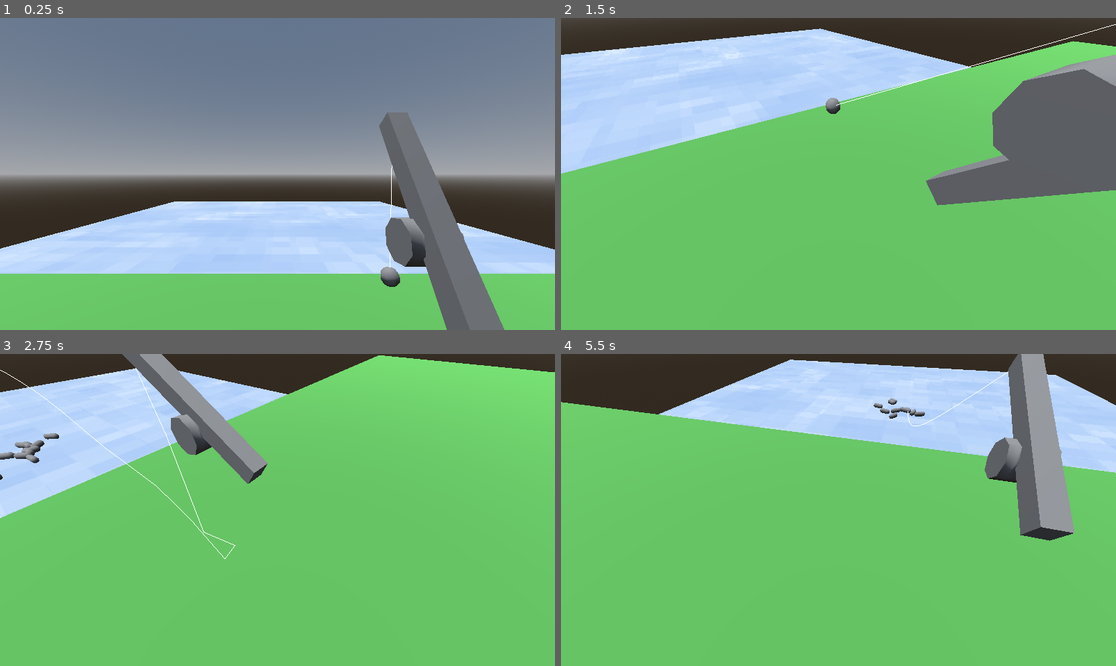
Above: before the commit, frames 1-4 (two rows, left to right).
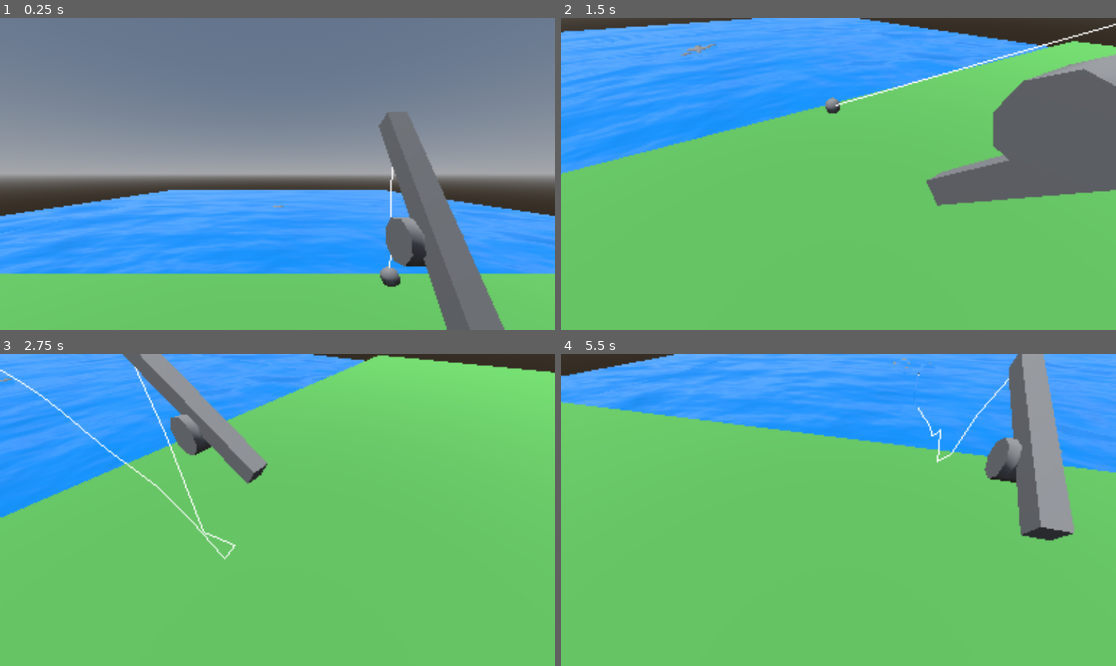
Above: after the commit, the same moments.

Repository: Herodegon/GMTK_2026
Game: Godot game, scene res://scenes/game.tscn
Same seed, same stepped clock (60 frames per second), same inputs: the game is played once before the commit and once after it. Before the commit the project starts from res://scenes/world.tscn.
Inputs:
- Up to frame 1 (0.25 s): no input
- Up to frame 2 (1.5 s): hold D (right) 0.53-1.28 s; tap E (interact) at 0.6, 1.35 s; hold S (down) from 1.28 s (still down)
- Up to frame 3 (2.75 s): release S (down) at 2.03 s; hold D (right) from 2.03 s (still down); tap E (interact) at 2.1 s
- Up to frame 4 (5.5 s): release D (right) at 2.78 s; hold W (up) 2.78-3.53 s; tap E (interact) every 0.75 s from 2.85 to 5.1 s; hold A (left) 3.53-5.03 s; hold S (down) from 5.03 s (still down)

The runs differ from the first frame. In frame 1, 22% of the frame differs, in the area x 0-100%, y 30-100%; in frame 2, 24%, in the area x 0-100%, y 0-61%; in frame 3, 17%; in frame 4, 24%.

Commit message:
Changed main scene to Game; Camera now uses triple-pass viewport texture

Diff:
--- /dev/null
+++ b/assets/shaders/viewport.gdshader
@@ -0,0 +1,15 @@
+shader_type canvas_item;
+
+void vertex() {
+	// Called for every vertex the material is visible on.
+}
+
+void fragment() {
+	// Called for every pixel the material is visible on.
+	COLOR = vec4(UV.x, UV.y, 0.5, 1.0);
+}
+
+//void light() {
+//	// Called for every pixel for every light affecting the CanvasItem.
+//	// Uncomment to replace the default light processing function with this one.
+//}
--- a/assets/shaders/water_shader.gdshader
+++ b/assets/shaders/water_shader.gdshader
@@ -1,55 +1,158 @@
+// this code working on godot 4.3
 shader_type spatial;
-render_mode blend_mix, depth_draw_opaque, cull_back, diffuse_lambert, specular_schlick_ggx;
+render_mode cull_disabled; // specular_schlick_ggx
 
-uniform vec3 albedo : source_color;
-uniform sampler2D water_texture1;
-uniform sampler2D water_texture2;
-uniform sampler2D noise_texture;
-uniform vec2 scroll_speed1 = vec2(0.05, 0.0);
-uniform vec2 scroll_speed2 = vec2(-0.03, 0.0);
-uniform float blend_factor = 0.5;
-uniform vec2 scale1 = vec2(1.0, 1.0);
-uniform vec2 scale2 = vec2(1.0, 1.0);
-uniform float wave_strength = 1.0;
-uniform float wave_scale = 0.02;
-uniform int pixelation_level = 64;
-uniform float FoamSize = 0.5;
-uniform sampler2D DepthTexture : hint_depth_texture;
-uniform float WaterOpacity = 1.0;
-uniform float FoamGlowIntensity = 0.5;
+//Water Color
+uniform vec4 color : source_color;
+uniform vec4 deep_water: source_color;
+
+uniform float roughness : hint_range(0.0, 1.0) = 0.1;
+uniform float metallic : hint_range(0.0, 1.0) = 0;
+
+//Water Speed
+uniform float speed: hint_range(-1, 1) = 0.02;
+
+
+uniform sampler2D DEPTH_TEXTURE : hint_depth_texture, filter_linear_mipmap;
+uniform sampler2D SCREEN_TEXTURE : hint_screen_texture, filter_linear_mipmap;
+
+
+
+//depth-fade
+uniform float beer_law_factor = 2.0;
+uniform float _distance = 50.0;
+
+//Water foam
+uniform vec4 edge_color: source_color;
+uniform float edge_scale = 0.1;
+uniform float near = 0.1;
+uniform float far = 100.0;
+
+//Water Wave
+uniform vec2 wave_direction = vec2(2.0,0.0); // Direction of wave 1
+uniform vec2 wave_direction2 = vec2(0.0,1.0); // Direction of wave 2
+uniform float time_scale : hint_range(0.0, 0.2, 0.005) = 0.025; // Rate of movement multiplied by TIME
+uniform float height_scale = 0.15;
+uniform float noise_scale = 10.0;
+
+// Water Noise
+uniform sampler2D noise1;
+uniform sampler2D noise2;
+uniform sampler2D wave;
+uniform sampler2D normalmap: hint_normal;
+
+// Varying variables
+varying float height;
+varying vec3 world_pos;
+
+
+
+float fresnel(float amount, vec3 normal, vec3 view)
+{
+	return pow((1.0 - clamp(dot(normalize(normal), normalize(view)), 0.0, 1.0 )), amount);
+}
+
+
+
+float rim(float depth) {
+	depth = 2.0 * depth - 1.0;
+	return near * far / (far + depth * (near - far));
+}
+
+float calc_depth_fade(float depth, mat4 projection_matrix,
+						vec4 fragcoord, float beer_factor, float __distance, vec3 vertex) {
+
+	float scene_depth = depth;
+
+	scene_depth = scene_depth * 2.0 - 1.0;
+	scene_depth = projection_matrix[3][2] / (scene_depth + projection_matrix[2][2]);
+	scene_depth = scene_depth + vertex.z; // z is negative
+
+	// application of beers law
+	scene_depth = exp(-scene_depth * beer_factor);
+
+	float screen_depth = fragcoord.z;
+
+	float depth_fade = (scene_depth - screen_depth) / __distance;
+
+	depth_fade = clamp(depth_fade, 0.0, 1.0);
+
+	return depth_fade;
+}
+
 
 void vertex() {
-    vec2 global_position = (MODEL_MATRIX * vec4(VERTEX, 1.0)).xz;
-    float noise_value = texture(noise_texture, global_position * wave_scale).r;
-    float wave = sin(global_position.x * 0.2 + global_position.y * 0.2 + TIME + noise_value * 10.0) * wave_strength;
-    VERTEX.y += wave;
+	world_pos = (MODEL_MATRIX * vec4(VERTEX, 1.0)).xyz;
+
+	height = texture(wave, world_pos.xz / noise_scale + TIME * time_scale).r;
+
+	VERTEX.y += height * height_scale;
 }
 
 void fragment() {
-    vec2 scaledUV1 = UV * scale1;
-    vec2 scaledUV2 = UV * scale2;
-    vec2 scrolledUV1 = scaledUV1 + scroll_speed1 * TIME;
-    vec2 scrolledUV2 = scaledUV2 + scroll_speed2 * TIME;
-    scrolledUV1 = mod(scrolledUV1, vec2(1.0, 1.0));
-    scrolledUV2 = mod(scrolledUV2, vec2(1.0, 1.0));
-    scrolledUV1 = floor(scrolledUV1 * float(pixelation_level)) / float(pixelation_level);
-    scrolledUV2 = floor(scrolledUV2 * float(pixelation_level)) / float(pixelation_level);
+	float time = TIME * speed;
 
-    vec4 water_color1 = texture(water_texture1, scrolledUV1);
-    vec4 water_color2 = texture(water_texture2, scrolledUV2);
-    vec4 blended_water_color = mix(water_color1, water_color2, blend_factor);
+	vec3 n1 = texture(noise1, UV + time).rgb;
 
-    float depthValue = texture(DepthTexture, SCREEN_UV).r;
-    vec4 worldPosition = INV_PROJECTION_MATRIX * vec4(SCREEN_UV * 2.0 - 1.0, depthValue, 1.0);
-    worldPosition.xyz /= worldPosition.w;
-    float foamEffect = clamp(1.0 - smoothstep(worldPosition.z + FoamSize, worldPosition.z, VERTEX.z), 0.0, 1.0);
-    float foamOpacity = 1.0 - foamEffect;
-    float foamEffectRounded = round(foamOpacity);
-    float finalOpacity = foamEffectRounded + WaterOpacity;
+	vec3 n2 = texture(noise2, UV - time * 0.2).rgb;
 
-    ALBEDO = blended_water_color.rgb * albedo;
-    ALPHA = finalOpacity;
-    EMISSION = vec3(foamEffectRounded) * FoamGlowIntensity;
-    METALLIC = 0.0;
-    ROUGHNESS = 1.0;
+	vec2 uv_movement = UV * 4.0;
+	uv_movement += TIME * speed * 4.0;
+
+	float sum = (n1.r + n2.r) - 1.0;
+
+	float z_depth = rim(texture(DEPTH_TEXTURE, SCREEN_UV).x);
+
+	float z_pos = rim(FRAGCOORD.z);
+
+	float diff = z_depth - z_pos;
+
+	// depth-fade
+	float z_depth_fade = calc_depth_fade(texture(DEPTH_TEXTURE, SCREEN_UV).x, PROJECTION_MATRIX, FRAGCOORD, beer_law_factor, _distance, VERTEX);
+
+	float z_fade = rim(FRAGCOORD.z);
+
+	float fade_diff = z_depth_fade - z_fade;
+
+	vec4 gradientcolor = mix(color, deep_water, z_depth_fade);
+
+	//If enable this line 119-120, it can caused bug for edge effect
+	vec2 displacement = vec2(sum * 0.01);
+	diff += displacement.x * 15.0;
+
+	vec4 depth_color_adj = mix(edge_color, gradientcolor, step(edge_scale, diff));
+
+	vec4 alpha = texture(SCREEN_TEXTURE, SCREEN_UV + displacement);
+
+	// Calculate Fresnel
+	float fresnel = fresnel(2.0, NORMAL, VIEW);
+
+	//vec4 surface_color = mix(color, deep_water, fresnel);
+
+	float fin = 0.0;
+	if (sum > 0.0 && sum < 0.4) fin = 0.1;
+	if (sum > 0.4 && sum < 0.8) fin = 0.0;
+	if (sum > 0.8) fin = 1.0;
+
+	// konvertier fin in vec3 um
+	//ALBEDO = vec3(fin) + mix(alpha.rgb, (surface_color + depth_color_adj).rgb, gradientcolor.a);
+
+	ALBEDO = vec3(fin) + mix(alpha.rgb, gradientcolor.rgb, gradientcolor.a);
+
+	float depth = texture(DEPTH_TEXTURE, SCREEN_UV).r;
+
+	vec4 upos = INV_PROJECTION_MATRIX * vec4(SCREEN_UV * 2.0 - 1.0, depth, 1.0);
+
+	vec3 pixel_position = upos.xyz / upos.w;
+
+	// Adjust the edge foam calculation to include edge_scale
+	if (VERTEX.z < pixel_position.z + 0.05 + edge_scale) {
+  		ALBEDO = vec3(edge_color.rgb);
+	}
+
+	NORMAL_MAP = texture(normalmap, uv_movement).rgb;
+
+	METALLIC = metallic;
+
+	ROUGHNESS = roughness;
 }
--- a/project.godot
+++ b/project.godot
@@ -15,7 +15,7 @@
 [application]
 
 config/name="GMTK2026"
-run/main_scene="uid://bc12fhlv6oogj"
+run/main_scene="uid://cd3cfm70ia58u"
 config/features=PackedStringArray("4.7", "GL Compatibility")
 config/icon="res://icon.svg"
 
--- a/scenes/fish.tscn
+++ b/scenes/fish.tscn
@@ -14,8 +14,9 @@
 collision_mask = 2
 mass = 0.5
 gravity_scale = 0.0
-linear_damp = 0.2
 script = ExtResource("1_n6yr6")
+tether_radius = 10.0
+friction = 0.2
 max_swim_cooldown = 4.0
 
 [node name="CSGMesh3D" type="CSGMesh3D" parent="." unique_id=11634783]
--- /dev/null
+++ b/scenes/game.tscn
@@ -0,0 +1,21 @@
+[gd_scene format=3 uid="uid://cd3cfm70ia58u"]
+
+[ext_resource type="PackedScene" uid="uid://bc12fhlv6oogj" path="res://scenes/world.tscn" id="1_uwrxv"]
+
+[node name="Game" type="Node" unique_id=1547913741]
+
+[node name="SubViewportContainer" type="SubViewportContainer" parent="." unique_id=2133374327]
+anchors_preset = 15
+anchor_right = 1.0
+anchor_bottom = 1.0
+grow_horizontal = 2
+grow_vertical = 2
+stretch = true
+stretch_shrink = 3
+
+[node name="SubViewport" type="SubViewport" parent="SubViewportContainer" unique_id=527333741]
+handle_input_locally = false
+size = Vector2i(384, 216)
+render_target_update_mode = 4
+
+[node name="World" parent="SubViewportContainer/SubViewport" unique_id=803202408 instance=ExtResource("1_uwrxv")]
--- a/scenes/player.gd
+++ b/scenes/player.gd
@@ -1,4 +1,6 @@
 extends Node3D
+
+@export var camera: Camera3D = null
 
 @onready var rod := $Rod
 
@@ -12,9 +14,9 @@
 
 	if !camera_lock:
 		handle_camera()
-		$Camera.transform = lerp($Camera.transform, target_transform, 3.0 * delta)
+		camera.transform = lerp(camera.transform, target_transform, 3.0 * delta)
 	else:
-		$Camera.transform = lerp($Camera.transform, $Up.transform, 3.0 * delta)
+		camera.transform = lerp(camera.transform, $Up.transform, 3.0 * delta)
 
 func handle_camera():
 	if Input.is_action_just_pressed("up"):
--- a/scenes/player.tscn
+++ b/scenes/player.tscn
@@ -5,8 +5,6 @@
 
 [node name="Player" type="Node3D" unique_id=390882609]
 script = ExtResource("1_3vyb7")
-
-[node name="Camera" type="Camera3D" parent="." unique_id=1721382717]
 
 [node name="Up" type="Node3D" parent="." unique_id=1705405695]
 
--- a/scenes/rod_bob.tscn
+++ b/scenes/rod_bob.tscn
@@ -28,3 +28,4 @@
 shape = SubResource("SphereShape3D_bssgg")
 target_position = Vector3(0, 0, 0)
 collision_mask = 3
+collide_with_areas = true
--- a/scenes/world.tscn
+++ b/scenes/world.tscn
@@ -3,7 +3,6 @@
 [ext_resource type="PackedScene" uid="uid://ck5lenyq7mwgt" path="res://scenes/player.tscn" id="1_nnsk1"]
 [ext_resource type="Script" uid="uid://b5map7mffi767" path="res://scripts/fish_pool.gd" id="2_71j4m"]
 [ext_resource type="Shader" uid="uid://dk3sqrori0yc6" path="res://assets/shaders/water_shader.gdshader" id="2_rwgxs"]
-[ext_resource type="Texture2D" uid="uid://tlcvb4dk52vw" path="res://assets/sprites/44_128x128.png" id="3_4wyf3"]
 [ext_resource type="PackedScene" uid="uid://bb1xamginjy27" path="res://scenes/fish.tscn" id="4_k0juu"]
 
 [sub_resource type="ProceduralSkyMaterial" id="ProceduralSkyMaterial_rwgxs"]
@@ -15,33 +14,65 @@
 background_mode = 2
 sky = SubResource("Sky_nnsk1")
 
-[sub_resource type="ShaderMaterial" id="ShaderMaterial_m2va7"]
-render_priority = 0
-shader = ExtResource("2_rwgxs")
-shader_parameter/albedo = Color(0.8509804, 0.8509804, 0.8509804, 1)
-shader_parameter/water_texture1 = ExtResource("3_4wyf3")
-shader_parameter/water_texture2 = ExtResource("3_4wyf3")
-shader_parameter/scroll_speed1 = Vector2(0.05, 0)
-shader_parameter/scroll_speed2 = Vector2(-0.03, 0)
-shader_parameter/blend_factor = 0.5
-shader_parameter/scale1 = Vector2(1, 1)
-shader_parameter/scale2 = Vector2(1, 1)
-shader_parameter/wave_strength = 1.0
-shader_parameter/wave_scale = 0.02
-shader_parameter/pixelation_level = 64
-shader_parameter/FoamSize = 0.5
-shader_parameter/WaterOpacity = 1.0
-shader_parameter/FoamGlowIntensity = 0.5
-
-[sub_resource type="BoxMesh" id="BoxMesh_wnsco"]
-material = SubResource("ShaderMaterial_m2va7")
-size = Vector3(31, 0.1, 31)
-
 [sub_resource type="BoxMesh" id="BoxMesh_4wyf3"]
 size = Vector3(30, 0.1, 10)
 
 [sub_resource type="StandardMaterial3D" id="StandardMaterial3D_nnsk1"]
 albedo_color = Color(0.36078432, 0.70980394, 0.33333334, 1)
+
+[sub_resource type="FastNoiseLite" id="FastNoiseLite_qfnet"]
+noise_type = 3
+frequency = 0.012
+
+[sub_resource type="NoiseTexture2D" id="NoiseTexture2D_71j4m"]
+width = 256
+height = 256
+noise = SubResource("FastNoiseLite_qfnet")
+seamless = true
+in_3d_space = true
+
+[sub_resource type="FastNoiseLite" id="FastNoiseLite_k0juu"]
+noise_type = 3
+frequency = 0.012
+
+[sub_resource type="NoiseTexture2D" id="NoiseTexture2D_qfnet"]
+width = 256
+height = 256
+noise = SubResource("FastNoiseLite_k0juu")
+seamless = true
+as_normal_map = true
+
+[sub_resource type="NoiseTexture2D" id="NoiseTexture2D_7r4gi"]
+
+[sub_resource type="ShaderMaterial" id="ShaderMaterial_m2va7"]
+render_priority = 0
+shader = ExtResource("2_rwgxs")
+shader_parameter/color = Color(0, 0.5294118, 0.89411765, 1)
+shader_parameter/deep_water = Color(0, 0, 0.91764706, 1)
+shader_parameter/roughness = 0.1
+shader_parameter/metallic = 0.0
+shader_parameter/speed = 0.00500004773750006
+shader_parameter/beer_law_factor = 2.0
+shader_parameter/_distance = 50.0
+shader_parameter/edge_color = Color(0, 0.5294118, 0.89411765, 1)
+shader_parameter/edge_scale = 0.1
+shader_parameter/near = 0.1
+shader_parameter/far = 100.0
+shader_parameter/wave_direction = Vector2(2, 0)
+shader_parameter/wave_direction2 = Vector2(0, 1)
+shader_parameter/time_scale = 0.025
+shader_parameter/height_scale = 0.15
+shader_parameter/noise_scale = 1.0
+shader_parameter/noise1 = SubResource("NoiseTexture2D_71j4m")
+shader_parameter/wave = SubResource("NoiseTexture2D_7r4gi")
+shader_parameter/normalmap = SubResource("NoiseTexture2D_qfnet")
+
+[sub_resource type="BoxMesh" id="BoxMesh_bssgg"]
+material = SubResource("ShaderMaterial_m2va7")
+size = Vector3(32, 1, 32)
+
+[sub_resource type="BoxShape3D" id="BoxShape3D_bssgg"]
+size = Vector3(32, 0.1, 32)
 
 [node name="World" type="Node3D" unique_id=803202408]
 
@@ -51,8 +82,11 @@
 [node name="Sun" type="DirectionalLight3D" parent="." unique_id=1065809548]
 transform = Transform3D(-0.45209804, 0.86157525, -0.23085842, 1.8333646e-09, 0.2588191, 0.9659258, 0.89196813, 0.43669328, -0.11701165, 0, 0, 0)
 
-[node name="Player" parent="." unique_id=390882609 instance=ExtResource("1_nnsk1")]
+[node name="Player" parent="." unique_id=390882609 node_paths=PackedStringArray("camera") instance=ExtResource("1_nnsk1")]
 transform = Transform3D(1, 0, 0, 0, 1, 0, 0, 0, 1, 0, 1, 0)
+camera = NodePath("Camera")
+
+[node name="Camera" type="Camera3D" parent="Player" unique_id=2021786918]
 
 [node name="FishZone" type="Node" parent="." unique_id=505806900 node_paths=PackedStringArray("fish_parent")]
 script = ExtResource("2_71j4m")
@@ -60,14 +94,19 @@
 fish_parent = NodePath("FishTetherPoint")
 
 [node name="FishTetherPoint" type="Node3D" parent="FishZone" unique_id=1560212661]
-transform = Transform3D(1, 0, 0, 0, 1, 0, 0, 0, 1, 0, -4, -15)
-
-[node name="Water" type="CSGMesh3D" parent="." unique_id=854924027]
-transform = Transform3D(1, 0, 0, 0, 1, 0, 0, 0, 1, 0, -4, -15.5)
-use_collision = true
-mesh = SubResource("BoxMesh_wnsco")
+transform = Transform3D(1, 0, 0, 0, 1, 0, 0, 0, 1, 0, -1.5, -15)
 
 [node name="Ground" type="CSGMesh3D" parent="." unique_id=1403417302]
 transform = Transform3D(1, 0, 0, 0, 1, 0, 0, 0, 1, 0, -0.9878943, 1.0382786)
 mesh = SubResource("BoxMesh_4wyf3")
 material = SubResource("StandardMaterial3D_nnsk1")
+
+[node name="Water" type="MeshInstance3D" parent="." unique_id=1678096544]
+transform = Transform3D(1, 0, 0, 0, 1, 0, 0, 0, 1, 0, -2, -14)
+mesh = SubResource("BoxMesh_bssgg")
+
+[node name="Area3D" type="Area3D" parent="Water" unique_id=1950476701]
+
+[node name="CollisionShape3D" type="CollisionShape3D" parent="Water/Area3D" unique_id=943474553]
+transform = Transform3D(1, 0, 0, 0, 1, 0, 0, 0, 1, 0, 0.75, 0)
+shape = SubResource("BoxShape3D_bssgg")
--- a/scripts/fish.gd
+++ b/scripts/fish.gd
@@ -12,6 +12,7 @@
 @export_group("Swim Settings")
 @export var impulse_strength: float = 1.0
 @export var turn_speed: float = 0.3
+@export var friction: float = 0.1
 @export var max_swim_cooldown: float = 3.0
 
 var target_point: Vector3 = Vector3.ZERO
@@ -25,13 +26,13 @@
 			swim_cooldown -= delta
 			if target_point == Vector3.ZERO or global_position.distance_to(target_point) < 0.1 or swim_cooldown <= 0.0:
 				target_point = _get_point_near_tether()
-				velocity = impulse_strength * randf_range(0.25, 1.0)
+				velocity = impulse_strength * randf_range(0.15, 1.0)
 				swim_cooldown = randf_range(1.0, max_swim_cooldown)
 			_look_at_target(target_point, delta)
 			var to_target := target_point - global_position
 			to_target.y = 0.0
 			move_and_collide(to_target.normalized() * velocity * delta)
-	print(global_position)
+			velocity = lerp(velocity, 0.0, friction * delta)
 
 func _get_point_near_tether() -> Vector3:
 	var random_angle = randf_range(0.0, TAU)
Not shown, added: assets/shaders/viewport.gdshader.uid
Not shown, changed: assets/sprites/44_128x128.png.import
